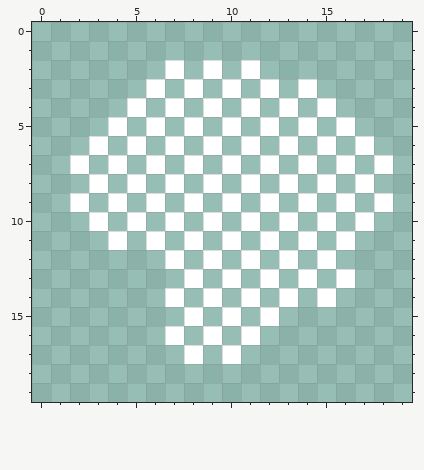
Pixel-art sprite -- sprites/asteroid9.png. Above: the version before the commit.
The file is 20x20 pixels.
After:
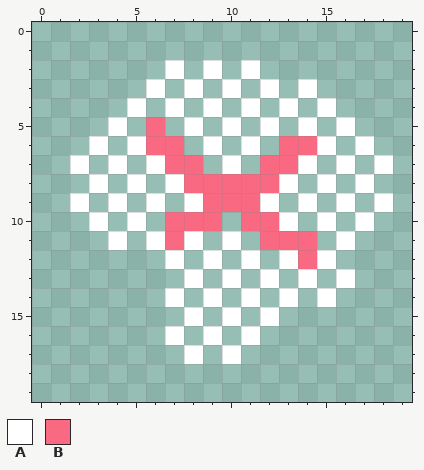
Palette (. is transparent): A #ffffff  B #fa6982
What changed:
@@ x 4..16 @@
  4 .A.A.A.A.A.A.
- 5 A.A.A.A.A.A.A
- 6 .A.A.A.A.A.A.
- 7 A.A.A.A.A.A.A
- 8 .A.A.A.A.A.A.
- 9 A.A.A.A.A.A.A
-10 .A.A.A.A.A.A.
-11 A.A.A.A.A.A.A
-12 ...A.A.A.A.A.
+ 5 A.B.A.A.A.A.A
+ 6 .ABB.A.A.BBA.
+ 7 A.ABB.A.BBA.A
+ 8 .A.ABBBBBA.A.
+ 9 A.A.ABBBA.A.A
+10 .A.BBB.BBA.A.
+11 A.ABA.A.BBB.A
+12 ...A.A.A.ABA.
 13 ....A.A.A.A.A
